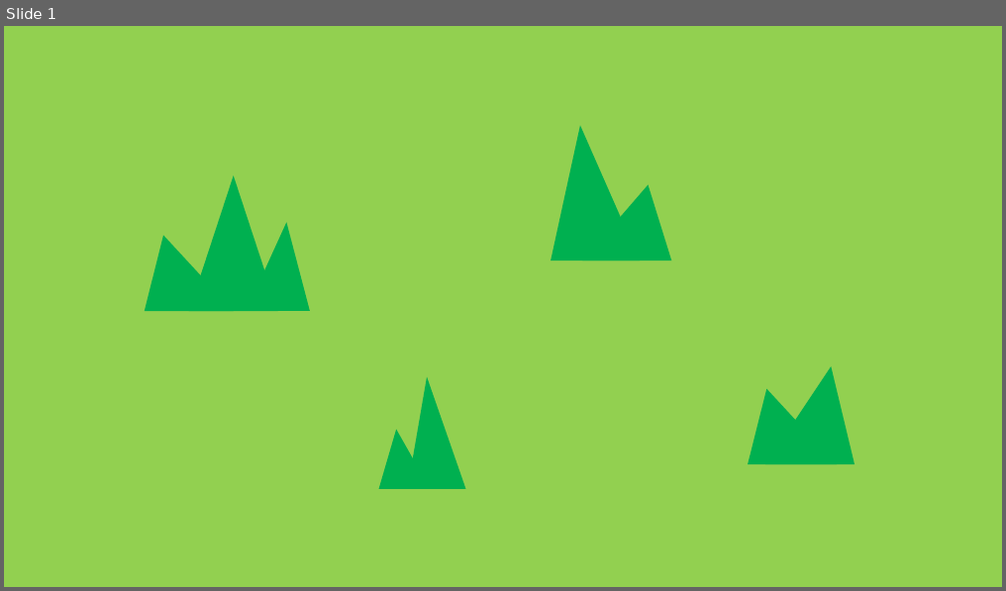
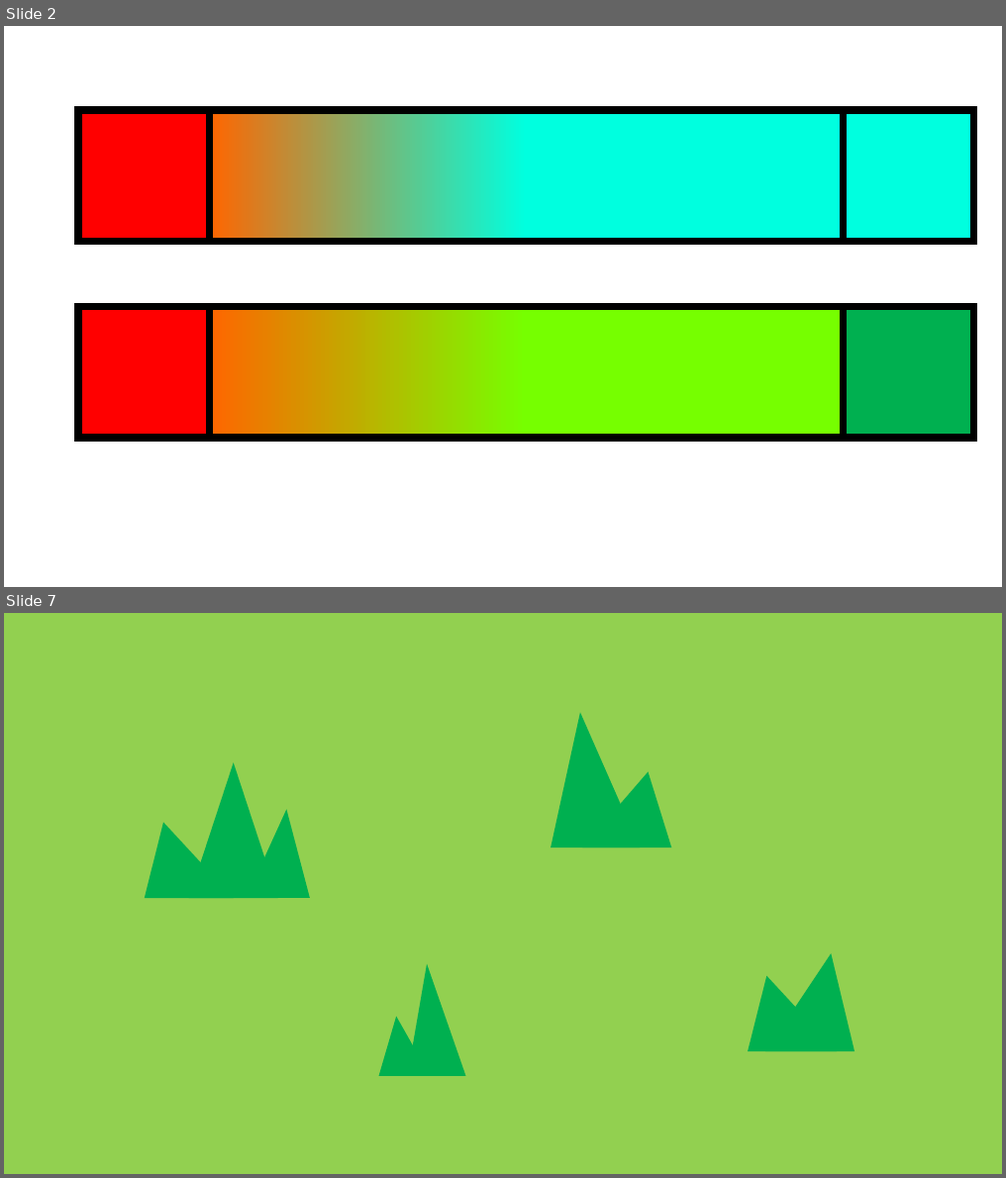
Before and after one commit to JoqTheJJ/IC-8048-Simulador_Virus, a slide deck: Documentacion/Sprites.pptx. Shown one above the other, each under a label of ours: slide 1 before the commit, slides 2 and 7 after it; the slides between them are not shown. The pictures are 1006x591 and 1006x1178 pixels, drawn with LibreOffice and Linux fonts; fonts in the diff are those of the drawing. Boxes give left, top, right and bottom in pixels: in the first picture for what was removed or moved away, otherwise in the second. Text is boxed around its words. In the diff, an @@ line names an element or a change of style, - is before the commit and + after.

```diff
--- a/Documentacion/Sprites.pptx
+++ b/Documentacion/Sprites.pptx
@@ slide 2 added at (4,26,1002,587), background #FFFFFF @@
@@ rectangle added at (78,110,209,241), fill #FF0000, outline #000000 7 pt @@
@@ rectangle added at (209,110,844,241), fill gradient #FF6600 to #00FFDF, outline #000000 7 pt @@
@@ rectangle added at (844,110,974,241), fill #00FFDF, outline #000000 7 pt @@
@@ rectangle added at (78,307,209,438), fill #FF0000, outline #000000 7 pt @@
@@ rectangle added at (209,307,844,438), fill gradient #FF6600 to #76FF00, outline #000000 7 pt @@
@@ rectangle added at (844,307,974,438), fill #00B050, outline #000000 7 pt @@
@@ what was slide 1 is now slide 7 @@
```
Also in this commit, not shown: 1 slide changed, 5 other slides added, 14 other files.
